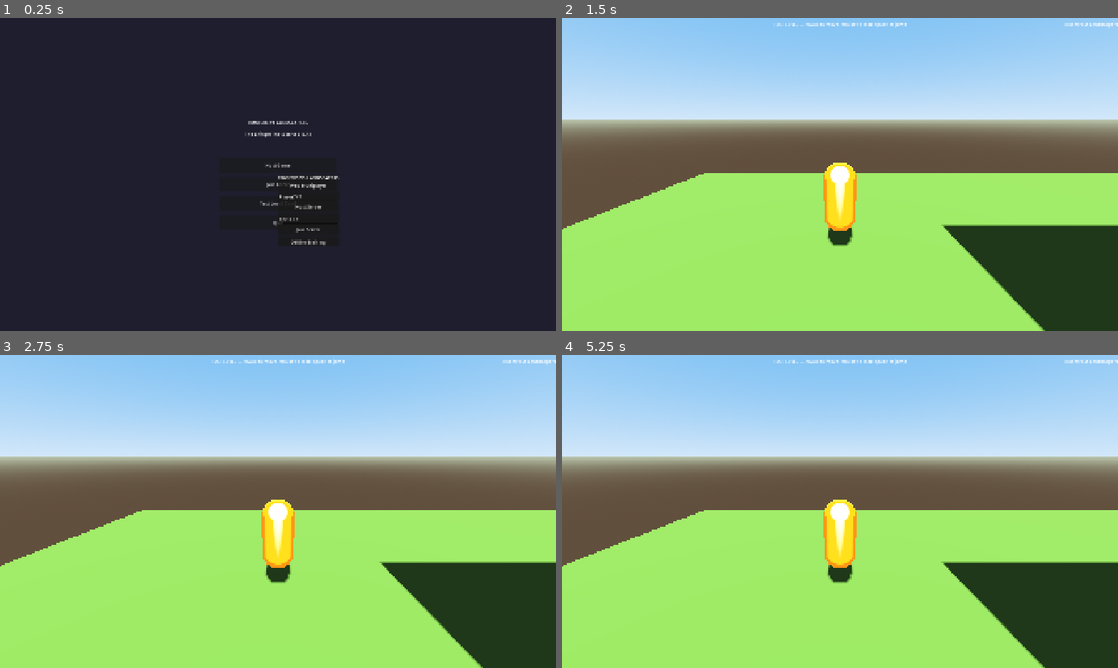
Above: before the commit, frames 1-4 (two rows, left to right).
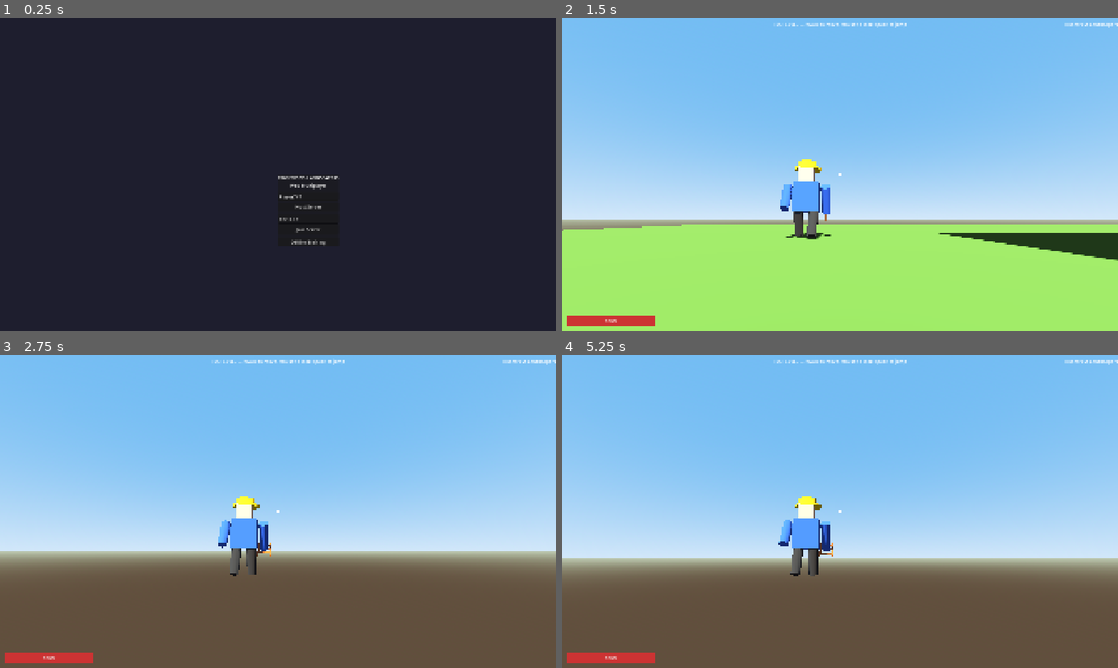
Above: after the commit, the same moments.

Repository: bzeitel25/RoofersVsLandscapers
Game: Godot game, scene res://scenes/main/main_menu.tscn
Two runs of this game, one before a commit and one after it. Both use one fixed random seed, a clock stepped at 60 frames per second and the inputs below.
Inputs (mouse positions are in pixels of both pictures, inside the frame that each line leads up to):
- Up to frame 1 (0.25 s): no input
- Up to frame 2 (1.5 s): click "Offline Training" at 0.5 s; tap Enter at 1.25 s; move the mouse to (867, 174) at 1.27 s; hold W (move_forward) from 1.28 s (still down); hold Shift (sprint) from 1.28 s (still down)
- Up to frame 3 (2.75 s): keep holding W (move_forward); tap Space (jump) at 1.52, 2.27 s; move the mouse to (250, 511) at 2.02 s; release Shift (sprint) at 2.03 s; tap E (ability) at 2.1 s; tap Shift (sprint) at 2.3 s
- Up to frame 4 (5.25 s): keep holding W (move_forward); move the mouse to (851, 505) at 2.77 s; hold Ctrl (crouch) 2.78-3.53 s; tap Shift (sprint) at 3.05, 3.8, 4.55 s; move the mouse to (834, 517) at 3.52 s; tap X (equip_item) at 3.6 s; tap Space (jump) at 3.77, 4.25, 4.52 s; move the mouse to (878, 514) at 4.27 s; hold F (interact) 4.28-5.03 s; tap Enter at 5 s; move the mouse to (795, 508) at 5.02 s; click (795, 508) at 5.1 s

The runs differ from the first frame. In frame 1, 0.3% of the frame differs, in the area x 44-56%, y 32-67%; in frame 2, 70%; in frame 3, 97%; in frame 4, 97%, in the area x 0-100%, y 0-100%.
Error before the commit: Parse Error: Cannot infer the type of "target_speed" variable because the value doesn't have a set type. (res://scripts/characters/player_character.gd:482)

Commit message:
Fix UI overlay overlap and target_speed type inference error

Diff:
--- a/scripts/characters/player_character.gd
+++ b/scripts/characters/player_character.gd
@@ -479,7 +479,7 @@
 	_is_sprinting = Input.is_action_pressed("sprint") and _input_dir.length() > 0.1
 	# If we are zoomed in, sprinting is disabled and speed is slowed
 	var sprint_mult = sprint_multiplier if (_is_sprinting and zoom_speed_mult >= 1.0) else 1.0
-	var target_speed := (move_speed * sprint_mult) * zoom_speed_mult
+	var target_speed: float = (move_speed * sprint_mult) * zoom_speed_mult
 
 	if is_tarred:
 		target_speed *= 0.4 # 60% slow from tar
--- a/scripts/ui/main_menu.gd
+++ b/scripts/ui/main_menu.gd
@@ -11,6 +11,9 @@
 var start_button: Button
 
 func _ready() -> void:
+	if has_node("VBoxContainer"):
+		$VBoxContainer.queue_free()
+
 	_build_ui()
 	NetworkManager.lobby_updated.connect(_on_lobby_updated)
 	NetworkManager.connected_to_server.connect(_show_lobby)
